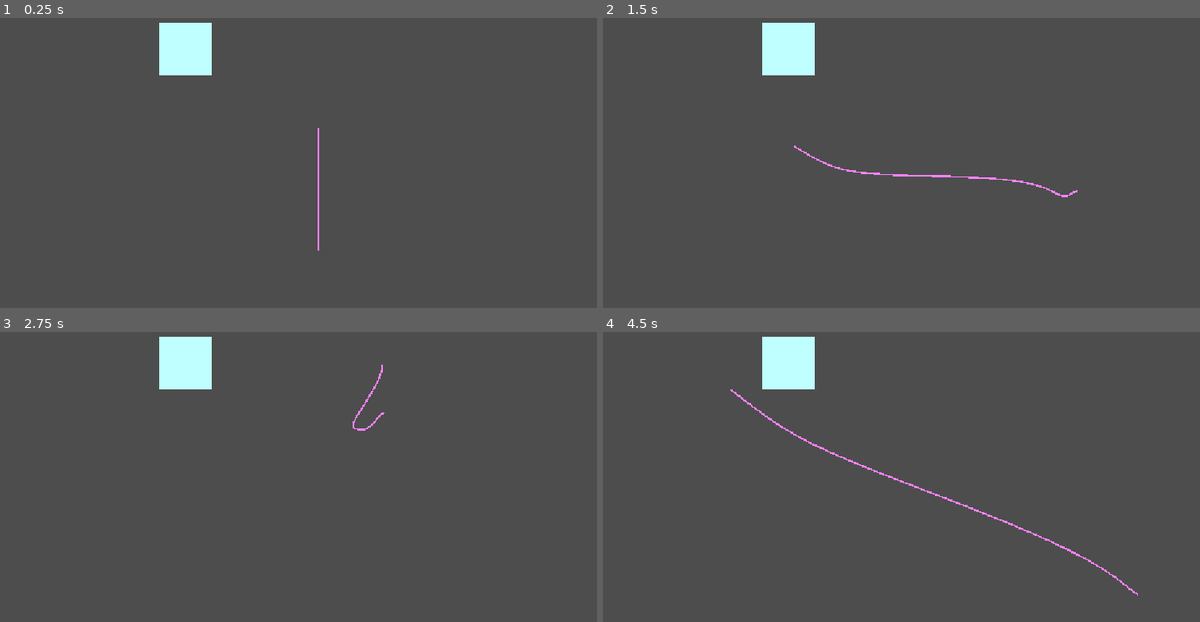
Above: before the commit, frames 1-4 (two rows, left to right).
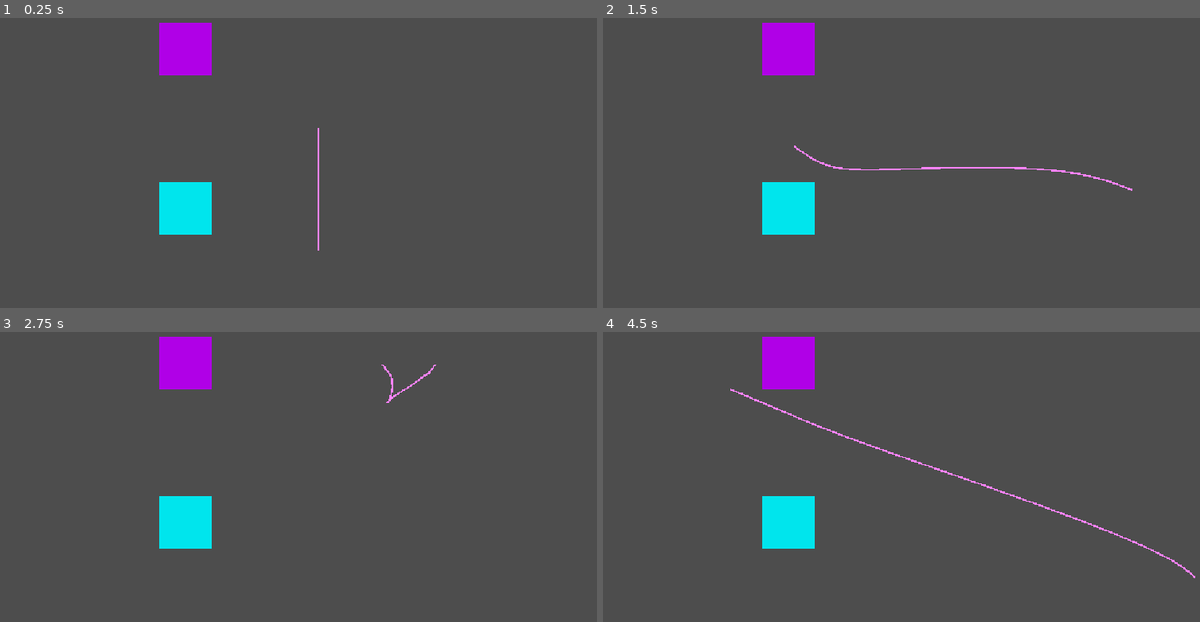
Above: after the commit, the same moments.

Repository: madgustoo/sandbox
Game: Godot game, scene res://main.tscn
The game is run twice, just before and just after one commit, with the same random seed, the same clock (stepped at 60 frames per second) and the same inputs. Before the commit the project starts from res://rope.tscn.
Inputs (mouse positions are in pixels of both pictures, inside the frame that each line leads up to):
- Up to frame 1 (0.25 s): no input
- Up to frame 2 (1.5 s): tap Enter at 0.5 s; move the mouse to (1062, 110) at 0.52 s; move the mouse to (794, 145) at 1.27 s
- Up to frame 3 (2.75 s): move the mouse to (382, 363) at 2.02 s
- Up to frame 4 (4.5 s): move the mouse to (889, 514) at 2.77 s; move the mouse to (1110, 497) at 3.52 s; move the mouse to (728, 390) at 4.27 s

The runs differ from the first frame. In frame 1, 3.2% of the frame differs, in the area x 26-36%, y 1-75%; in frame 2, 3.7%; in frame 3, 3.4%; in frame 4, 4.1%, in the area x 21-100%, y 1-91%.

Commit message:
feat: started custom collision detection

Diff:
--- /dev/null
+++ b/main.tscn
@@ -0,0 +1,35 @@
+[gd_scene format=3 uid="uid://ywhrgmh3yd6f"]
+
+[ext_resource type="PackedScene" uid="uid://bip5rx0purm35" path="res://rope.tscn" id="1_ig7tw"]
+
+[sub_resource type="RectangleShape2D" id="RectangleShape2D_ig7tw"]
+size = Vector2(16, 16)
+
+[node name="Main" type="Node2D" unique_id=1492854815]
+
+[node name="Rope" parent="." unique_id=1216721653 instance=ExtResource("1_ig7tw")]
+
+[node name="Camera2D" type="Camera2D" parent="." unique_id=1589112360]
+zoom = Vector2(6, 6)
+
+[node name="RigidBody2D" type="RigidBody2D" parent="." unique_id=1612124610]
+position = Vector2(-40, 24)
+collision_layer = 2
+gravity_scale = 0.0
+
+[node name="Polygon2D" type="Polygon2D" parent="RigidBody2D" unique_id=828937267]
+color = Color(0, 0.9018693, 0.93163925, 1)
+polygon = PackedVector2Array(-8, -8, 8, -8, 8, 8, -8, 8)
+
+[node name="CollisionShape2D" type="CollisionShape2D" parent="RigidBody2D" unique_id=89358601]
+shape = SubResource("RectangleShape2D_ig7tw")
+
+[node name="Area2D" type="Area2D" parent="." unique_id=732009645]
+position = Vector2(-40, -24)
+
+[node name="Polygon2D" type="Polygon2D" parent="Area2D" unique_id=2003686609]
+color = Color(0.6924595, 0.0023838198, 0.9089485, 1)
+polygon = PackedVector2Array(-8, -8, 8, -8, 8, 8, -8, 8)
+
+[node name="CollisionShape2D" type="CollisionShape2D" parent="Area2D" unique_id=1707564836]
+shape = SubResource("RectangleShape2D_ig7tw")
--- a/project.godot
+++ b/project.godot
@@ -11,7 +11,7 @@
 [application]
 
 config/name="beast"
-run/main_scene="uid://bip5rx0purm35"
+run/main_scene="uid://ywhrgmh3yd6f"
 config/features=PackedStringArray("4.7", "Forward Plus")
 config/icon="res://icon.svg"
 
@@ -20,6 +20,11 @@
 window/stretch/mode="canvas_items"
 window/stretch/aspect="expand"
 
+[layer_names]
+
+2d_physics/layer_1="Player"
+2d_physics/layer_2="Wall"
+
 [physics]
 
 3d/physics_engine="Jolt Physics"
--- a/rope.tscn
+++ b/rope.tscn
@@ -2,25 +2,12 @@
 
 [ext_resource type="Script" uid="uid://bm83prr1sat6s" path="res://scripts/rope_verlet.gd" id="1_0756u"]
 
-[sub_resource type="RectangleShape2D" id="RectangleShape2D_uj1a8"]
-size = Vector2(16, 16)
-
 [node name="Node2D" type="Node2D" unique_id=1216721653]
 script = ExtResource("1_0756u")
 number_of_rope_segments = 150
-dampening = 0.94
+dampening = 0.96
+collision_mask = 2
 
 [node name="Line2D" type="Line2D" parent="." unique_id=552446880]
 width = 0.5
 default_color = Color(1, 0.5137255, 1, 1)
-
-[node name="Camera2D" type="Camera2D" parent="." unique_id=29768790]
-zoom = Vector2(6, 6)
-
-[node name="Polygon2D" type="Polygon2D" parent="." unique_id=1107233341]
-color = Color(0.7490196, 1, 1, 1)
-polygon = PackedVector2Array(-48, -32, -32, -32, -32, -16, -48, -16)
-
-[node name="CollisionShape2D" type="CollisionShape2D" parent="Polygon2D" unique_id=149972079]
-position = Vector2(-40, -24)
-shape = SubResource("RectangleShape2D_uj1a8")
--- a/scripts/rope_verlet.gd
+++ b/scripts/rope_verlet.gd
@@ -7,8 +7,8 @@
 	var last_position: Vector2
 
 	func _init(pos: Vector2):
-		current_position = pos
-		last_position = pos
+		current_position = pos # The current position of the rope segment
+		last_position = pos # The last position of the (current) rope segment (not the next)
 
 @onready var line_2d: Line2D = $Line2D
 
@@ -18,6 +18,16 @@
 @export var dampening: float = 0.98 # To control swinging, the higher the number, the higher the system willl oscillate until stopping (loss of enegery)
 
 @export var number_of_constraint_runs = 50; # To correct the rope, you can get stability with the rope by running 20 iterations, higher means slower but more accurate
+
+# For collision handling
+@export_flags_2d_physics var collision_mask = 1 # Where to look for collisions (detect)
+@export var collision_radius = 0.1
+@export var bounce_factor = 0.1
+@export var collection_clamp_amount = 0.1
+
+@export var collision_segment_interval = 2
+
+var collision_query: PhysicsShapeQueryParameters2D
 
 var rope_segments: Array[RopeSegment] = []
 var points: PackedVector2Array
@@ -30,7 +40,18 @@
 		rope_segments.append(RopeSegment.new(start_position))
 		start_position.y += rope_segment_length
 
+	# Because it's an array, we have to set the size beforehand
 	points.resize(number_of_rope_segments)
+
+	# Create a collision object our rope will use
+	var collision_circle = CircleShape2D.new()
+	collision_circle.radius = collision_radius
+
+	collision_query = PhysicsShapeQueryParameters2D.new()
+	collision_query.shape = collision_circle
+	collision_query.collision_mask = collision_mask
+	collision_query.collide_with_bodies = true
+	collision_query.collide_with_areas = true
 
 func _physics_process(delta: float) -> void:
 	simulate(delta)
@@ -39,7 +60,12 @@
 	for i in range(number_of_constraint_runs):
 		apply_constraints()
 
+		# For a bit of optimization, we can run it every segment interval
+		if i % collision_segment_interval == 0:
+			handle_collisions()
+
 	draw_rope()
+	queue_redraw()
 
 func draw_rope() -> void:
 	for i in range(number_of_rope_segments):
@@ -49,6 +75,7 @@
 func simulate(delta: float) -> void:
 	for i in range(number_of_rope_segments):
 		var rope_segment = rope_segments[i]
+		# It's that simple to get velocity, because velocity is the change of position
 		var velocity = (rope_segment.current_position - rope_segment.last_position) * dampening
 
 		rope_segment.last_position = rope_segment.current_position
@@ -59,7 +86,7 @@
 # Each time we apply a constraint, each segment adjusts based on its neighbour, so changing one affects the next one
 # which affects the next one and the changes propagate down the chain.
 # One pass of the constraints is not going to fully resolve or correct the rope points to where they should be,
-# so we have to run the constraints multiple time
+# so we have to run the constraints multiple time (number_of_constraint_runs)
 func apply_constraints():
 	# Keep first point attached to the mouse
 	var first_rope_segment = rope_segments[0]
@@ -91,3 +118,53 @@
 
 			rope_segments[i] = current_segment
 			rope_segments[i+1] = next_segment
+
+func handle_collisions() -> void:
+	# space_state is used to query collisions
+	var space_state := get_world_2d().direct_space_state
+
+	# Skip the first rope segment
+	for i in range(1, number_of_rope_segments):
+		var rope_segment = rope_segments[i]
+		var velocity = rope_segment.current_position - rope_segment.last_position
+
+		# Position the collision query over the rope segment to check wether the segment overlaps another physic object
+		collision_query.transform = Transform2D(
+			0.0,
+			rope_segment.current_position
+		)
+
+		var colliders := space_state.intersect_shape(collision_query)
+
+		for result in colliders:
+			var collider := result["collider"] as CollisionObject2D
+			# print("Segment ", i, " collided with: ", collider)
+
+			# For each collider, returns the nearest collision info intersecting the collision_query
+			var nearest_collision := space_state.get_rest_info(collision_query)
+
+			if nearest_collision:
+				var hit_point = nearest_collision.get("point")
+				# Distance between current rope segment and closest collision point from the collision_query
+				var distance = (rope_segment.current_position - hit_point).length()
+
+				if (distance < collision_radius):
+					# The normal (direction) to push out the rope segment from the collider
+					var normal = (rope_segment.current_position - hit_point).normalized()
+					if (normal == Vector2.ZERO):
+						# Fallback method for this edge case where the normal is (0,0)
+						# calculate the normal based on the collider's center instead
+						# normal = (rope.current_position - co)
+						pass
+
+					# Now we actually resolve the overlap: we push the segment out of the collider
+					# How much the segment overlapped with the collider
+					var depth = collision_radius - distance;
+					# Move the current rope segment out of the collider
+					rope_segment.current_position += normal * depth
+
+		rope_segment.last_position = rope_segment.current_position - velocity
+
+#func _draw() -> void:
+	#for rope_segment in rope_segments:
+		#draw_circle(to_local(rope_segment.current_position), collision_radius, Color.GREEN, false, 1.0)
